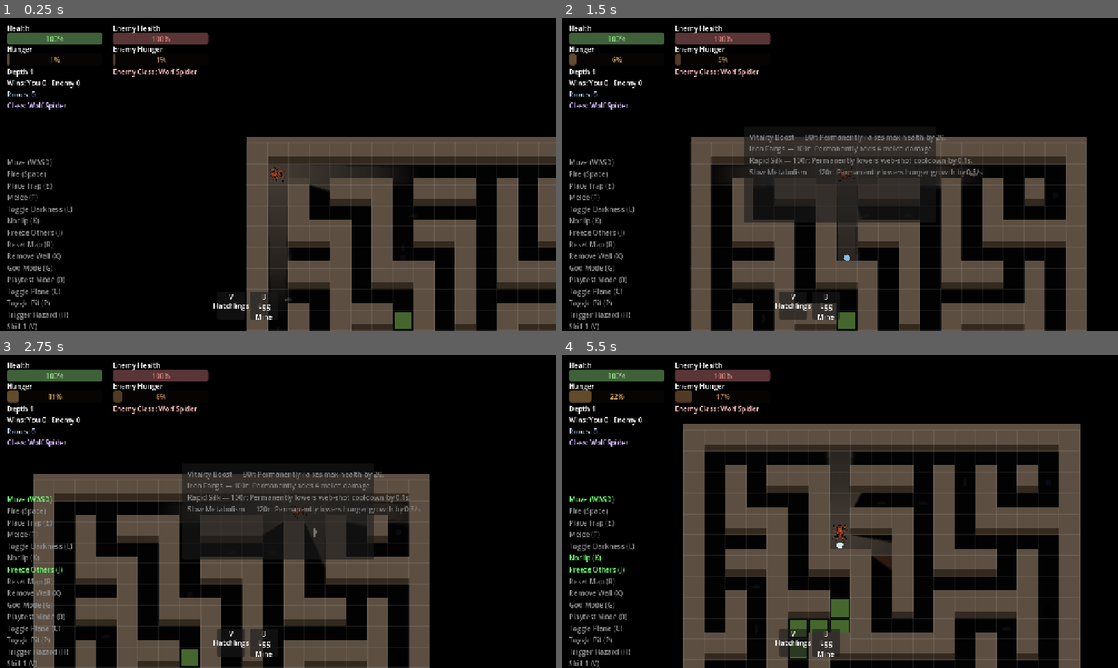
Above: before the commit, frames 1-4 (two rows, left to right).
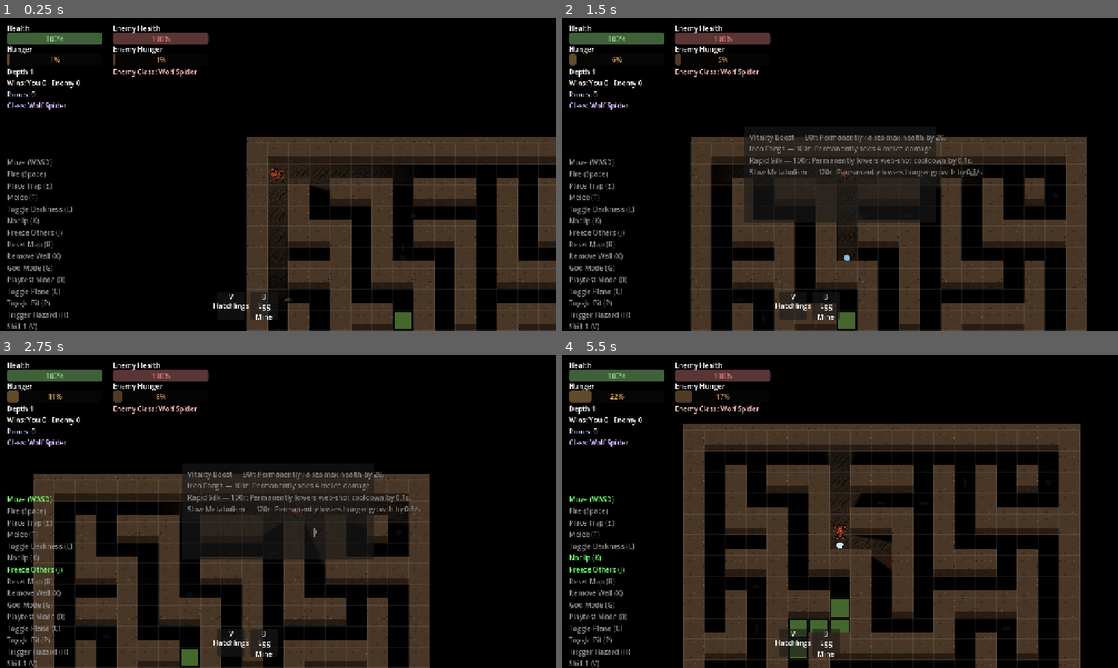
Above: after the commit, the same moments.

Repository: ehix/burrow
Game: Godot game, scene res://world/world.tscn
The game is run twice, just before and just after one commit, with the same random seed, the same clock (stepped at 60 frames per second) and the same inputs.
Inputs (mouse positions are in pixels of both pictures, inside the frame that each line leads up to):
- Up to frame 1 (0.25 s): no input
- Up to frame 2 (1.5 s): tap Enter at 0.5 s; move the mouse to (962, 158) at 0.52 s; hold D (move_right) 0.53-1.25 s; tap 2 (buy_upgrade_2) at 0.6 s; click (962, 158) at 0.67 s; tap 5 (toggle_shop) at 0.77 s; drag from (728, 190) to (878, 259) at 1.27 s
- Up to frame 3 (2.75 s): move the mouse to (333, 442) at 2.02 s; hold D (move_right) from 2.03 s (still down); hold J (dev_freeze) from 2.03 s (still down)
- Up to frame 4 (5.5 s): release D (move_right) at 2.75 s; release J (dev_freeze) at 2.75 s; drag from (812, 574) to (862, 511) at 2.77 s; move the mouse to (1006, 558) at 3.52 s; hold A (move_left) 3.53-4.25 s; hold K (dev_noclip) 3.53-4.25 s; tap 5 (toggle_shop) at 3.77 s; drag from (673, 464) to (817, 511) at 4.27 s; move the mouse to (867, 511) at 5.02 s; hold S (move_down) from 5.03 s (still down); hold X (dev_remove_wall) from 5.03 s (still down); click (867, 511) at 5.17 s

The runs differ from the first frame. In frame 1, 18% of the frame differs, in the area x 44-100%, y 38-100%; in frame 2, 18%; in frame 3, 18%; in frame 4, 29%, in the area x 21-94%, y 22-100%.

Commit message:
Wire wall/floor materials into MazeRenderer and FloorRenderer
Texture-fills the existing faux-3D wall/floor draw calls (draw_texture_rect
with tile=true) instead of replacing them with a baked autotile atlas --
keeps every existing depth cue (top/front face split, occlusion fade,
ceiling-plane inversion) untouched, just swaps flat draw_rect fills for
tinted, tiled material textures. WallOverdrawMask's repaint pass (which
must exactly match what MazeRenderer itself would currently draw at that
tile) now reads the same texture and tinted color through new MazeRenderer
accessors (wall_texture(), tinted_wall_top_face_color()) instead of
duplicating the tint logic.

The tint multiplies the original flat colors (wall_top_face_color,
wall_front_face_color, floor_color) by a fixed boost before using them as
draw_texture_rect's modulate, since those colors are already close to the
generated materials' own absolute brightness -- multiplying two dark values
directly would crush the texture toward black instead of tinting it.

Verified against the real running game (windowed screenshot via a temporary
autoload, removed after use) and the full GUT suite (710/711 -- the one
remaining failure is test_larva_hazards.gd, a pre-existing flaky test
unrelated to this change, confirmed by reproducing a different assertion
failing on an unmodified checkout). Updated two wall_overdraw_mask tests
that hardcoded the old raw (pre-tint) color literal.

Not yet done: decals (assets/decals/) aren't wired in anywhere -- the plan
was WallOverdrawMask stamping them for wall variety, still open.

Co-Authored-By: Claude Sonnet 5 <noreply@anthropic.com>
Claude-Session: https://claude.ai/code/session_01XjxSoYqWCAzUvkAzCpJy9a

Diff:
--- a/tests/test_wall_overdraw_mask.gd
+++ b/tests/test_wall_overdraw_mask.gd
@@ -195,7 +195,7 @@
 
 	var color: Color = _mask_of(level)._paint_color_for(Vector2i(2, 2))
 
-	assert_eq(color, level._renderer.wall_top_face_color)
+	assert_eq(color, level._renderer.tinted_wall_top_face_color())
 
 
 func test_paint_color_for_uses_the_renderers_live_alpha_at_that_tile() -> void:
@@ -227,7 +227,7 @@
 
 	var colors: Dictionary = _mask_of(level)._occluded_wall_tile_colors()
 
-	assert_eq(colors[wall_tile], level._renderer.wall_top_face_color,
+	assert_eq(colors[wall_tile], level._renderer.tinted_wall_top_face_color(),
 		"the player must be fully occluded by a wall far from the fade centre, exactly like every other entity")
 
 
--- a/world/maze/floor_renderer.gd
+++ b/world/maze/floor_renderer.gd
@@ -15,6 +15,13 @@
 var _maze: MazeData
 var _tile_size := 48
 var floor_color := Color(0.17, 0.15, 0.13)
+var _floor_texture: Texture2D = preload("res://assets/textures/floor_material.png")
+
+## The generated floor material's own pixels are already close to floor_color
+## in absolute brightness, so modulating by floor_color directly would
+## near-black-crush it (multiplying two already-dark values). Boosted so the
+## texture's own detail stays visible while preserving floor_color's hue.
+const _TEXTURE_TINT_BOOST := 2.7
 
 
 func setup(maze: MazeData, tile_size: int) -> void:
@@ -26,7 +33,13 @@
 func _draw() -> void:
 	if _maze == null:
 		return
+	var tint := Color(
+		minf(floor_color.r * _TEXTURE_TINT_BOOST, 1.0),
+		minf(floor_color.g * _TEXTURE_TINT_BOOST, 1.0),
+		minf(floor_color.b * _TEXTURE_TINT_BOOST, 1.0),
+		floor_color.a
+	)
 	for y in _maze.height:
 		for x in _maze.width:
 			if _maze.is_open(x, y):
-				draw_rect(Rect2(x * _tile_size, y * _tile_size, _tile_size, _tile_size), floor_color)
+				draw_texture_rect(_floor_texture, Rect2(x * _tile_size, y * _tile_size, _tile_size, _tile_size), true, tint)
--- a/world/maze/maze_renderer.gd
+++ b/world/maze/maze_renderer.gd
@@ -25,6 +25,34 @@
 var _tile_size := 48
 var wall_top_face_color := Color(0.36, 0.31, 0.26)
 var wall_front_face_color := Color(0.2, 0.16, 0.12)
+var _wall_texture: Texture2D = preload("res://assets/textures/wall_material.png")
+
+## Same boost as FloorRenderer's _TEXTURE_TINT_BOOST (see its own doc
+## comment) -- keeps the wall material's own detail visible under modulation
+## instead of crushing toward black, while preserving the top/front face
+## relative-brightness contrast the depth illusion depends on.
+const _TEXTURE_TINT_BOOST := 2.7
+
+
+func _tinted(color: Color) -> Color:
+	return Color(
+		minf(color.r * _TEXTURE_TINT_BOOST, 1.0),
+		minf(color.g * _TEXTURE_TINT_BOOST, 1.0),
+		minf(color.b * _TEXTURE_TINT_BOOST, 1.0),
+		color.a
+	)
+
+
+## WallOverdrawMask's repaint pass needs the exact same texture and tinted
+## top-face color this class draws with, or a wall tile currently occluding
+## an entity would visibly mismatch between the two passes -- see
+## WallOverdrawMask's own doc comment for why a second pass exists at all.
+func wall_texture() -> Texture2D:
+	return _wall_texture
+
+
+func tinted_wall_top_face_color() -> Color:
+	return _tinted(wall_top_face_color)
 ## Grid lines on top of open floor tiles, so the tile-stepped movement reads
 ## clearly against the map.
 var grid_line_color := Color(1, 1, 1, 0.08)
@@ -308,9 +336,10 @@
 	var front_face_top := tile_bottom - wall_front_face_height
 	var overdraw_rect := overdraw_rect_for(tile)
 	var own_top_face := Rect2(tile_left, tile_top, _tile_size, front_face_top - tile_top)
-	draw_rect(overdraw_rect, Color(wall_top_face_color, wall_top_face_color.a * overdraw_alpha_for(tile)))
-	draw_rect(own_top_face, wall_top_face_color)
-	draw_rect(Rect2(tile_left, front_face_top, _tile_size, wall_front_face_height), wall_front_face_color)
+	var top_tint := _tinted(wall_top_face_color)
+	draw_texture_rect(_wall_texture, overdraw_rect, true, Color(top_tint, top_tint.a * overdraw_alpha_for(tile)))
+	draw_texture_rect(_wall_texture, own_top_face, true, top_tint)
+	draw_texture_rect(_wall_texture, Rect2(tile_left, front_face_top, _tile_size, wall_front_face_height), true, _tinted(wall_front_face_color))
 
 
 ## Ceiling-plane wall: mirrored -- front face anchored to the tile's own
@@ -329,9 +358,10 @@
 	var front_face_bottom := tile_top + wall_front_face_height
 	var overdraw_rect := overdraw_rect_for(tile)
 	var own_top_face := Rect2(tile_left, front_face_bottom, _tile_size, tile_bottom - front_face_bottom)
-	draw_rect(own_top_face, _own_body_color_for(tile))
-	draw_rect(overdraw_rect, Color(wall_top_face_color, wall_top_face_color.a * overdraw_alpha_for(tile)))
-	draw_rect(Rect2(tile_left, tile_top, _tile_size, wall_front_face_height), wall_front_face_color)
+	var top_tint := _tinted(wall_top_face_color)
+	draw_texture_rect(_wall_texture, own_top_face, true, _tinted(_own_body_color_for(tile)))
+	draw_texture_rect(_wall_texture, overdraw_rect, true, Color(top_tint, top_tint.a * overdraw_alpha_for(tile)))
+	draw_texture_rect(_wall_texture, Rect2(tile_left, tile_top, _tile_size, wall_front_face_height), true, _tinted(wall_front_face_color))
 
 
 ## True if a wall at `wall_tile` (tile coordinates) would visually overlap
--- a/world/maze/wall_overdraw_mask.gd
+++ b/world/maze/wall_overdraw_mask.gd
@@ -74,7 +74,7 @@
 		return
 	var colors := _occluded_wall_tile_colors()
 	for wall_tile in colors:
-		draw_rect(_renderer.overdraw_rect_for(wall_tile), colors[wall_tile])
+		draw_texture_rect(_renderer.wall_texture(), _renderer.overdraw_rect_for(wall_tile), true, colors[wall_tile])
 
 
 ## Every wall tile currently occluding at least one entity, mapped to the
@@ -135,7 +135,7 @@
 ## what the wall itself is currently rendering there (see this class's own
 ## doc comment).
 func _paint_color_for(wall_tile: Vector2i) -> Color:
-	var color := _renderer.wall_top_face_color
+	var color := _renderer.tinted_wall_top_face_color()
 	return Color(color, color.a * _renderer.overdraw_alpha_for(wall_tile))
 
 
